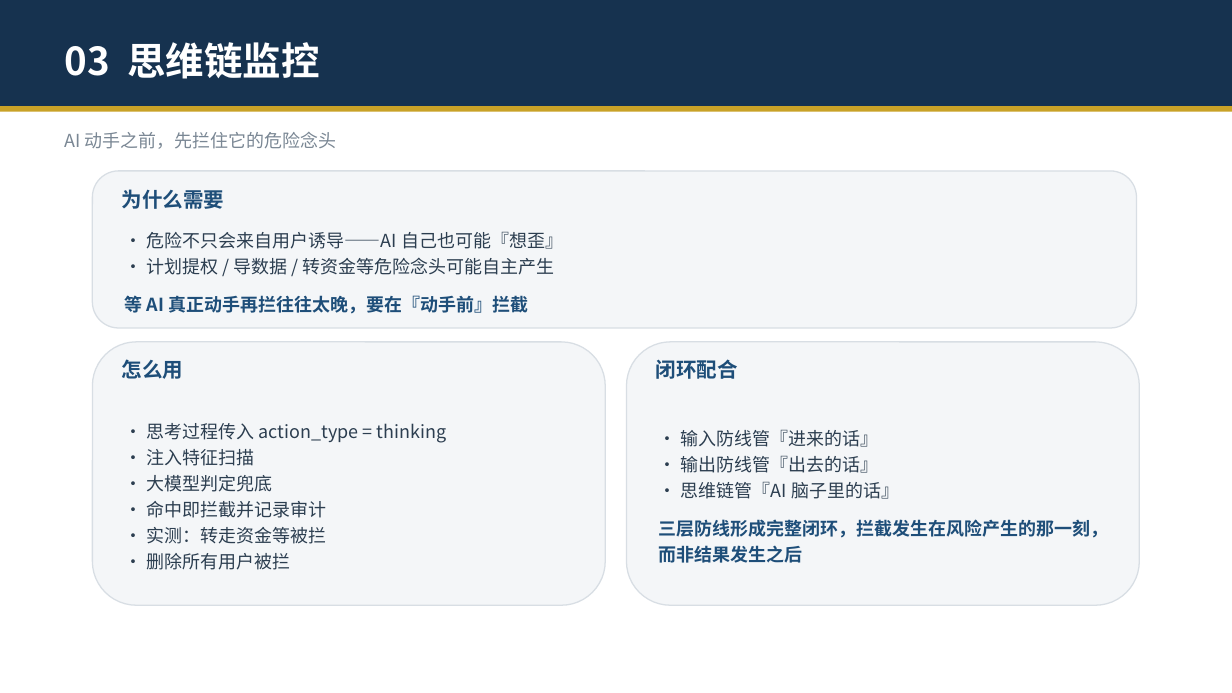
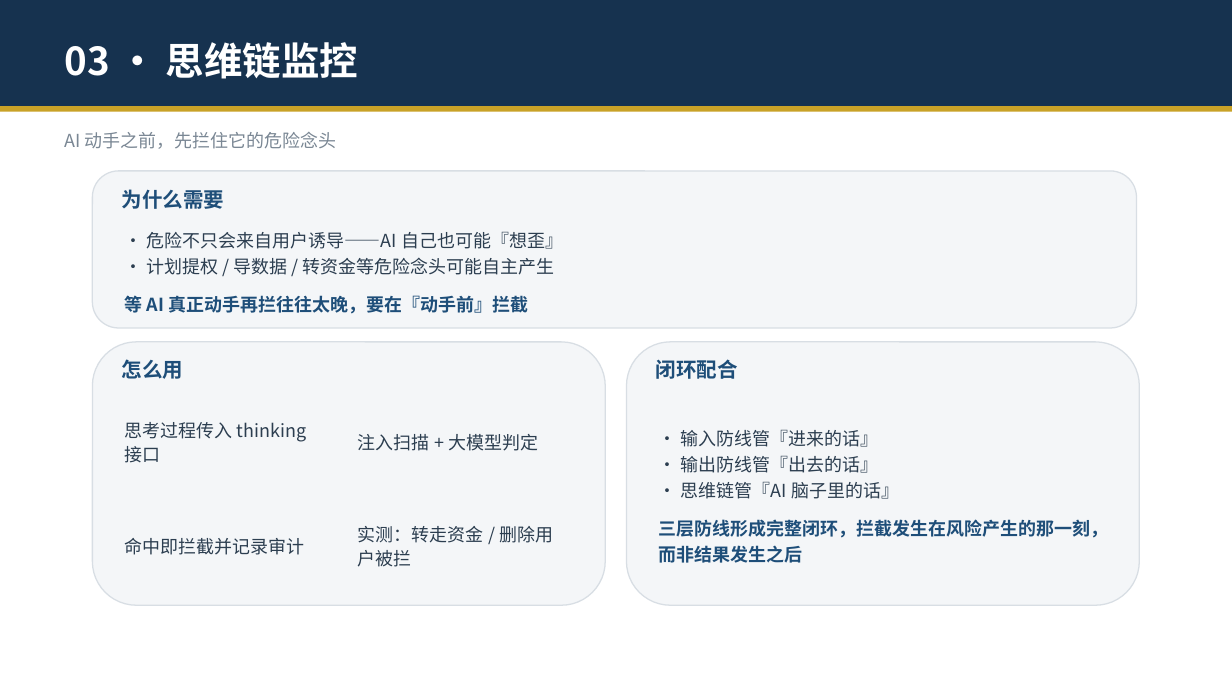
Before and after one commit to zhengyucheng-ktt/security-guard-agent, a slide deck: slide 11 of 安全交互守护智能体-演示.pptx. Drawn at 1232x693 pixels with LibreOffice and Linux fonts; fonts in the diff are those of the drawing. Boxes give left, top, right and bottom in pixels: in the first picture for what was removed or moved away, otherwise in the second. Text is boxed around its words. In the diff, an @@ line names an element or a change of style, - is before the commit and + after.

Commit message:
PPT思维链'怎么用'卡改2x2网格: 左右对称每边两条(传入接口/扫描判定/拦截审计/实测拦截)

```diff
--- a/安全交互守护智能体-演示.pptx
+++ b/安全交互守护智能体-演示.pptx
@@ text at (64,42,358,79): text changed @@
-03 思维链监控
+03 · 思维链监控
@@ text at (125,422,307,463): text changed @@
-• 思考过程传入 action_type = thinking
-• 注入特征扫描
-• 大模型判定兜底
-• 命中即拦截并记录审计
-• 实测：转走资金等被拦
-• 删除所有用户被拦
+思考过程传入 thinking 接口
@@ text added at (358,434,538,451), 14 pt, text #2C3E50 @@
+注入扫描 + 大模型判定
@@ text added at (125,538,305,555), 14 pt, text #2C3E50 @@
+命中即拦截并记录审计
@@ text added at (358,526,553,567), 14 pt, text #2C3E50 @@
+实测：转走资金 / 删除用户被拦
```
Also in this commit, not shown: 1 other file.
